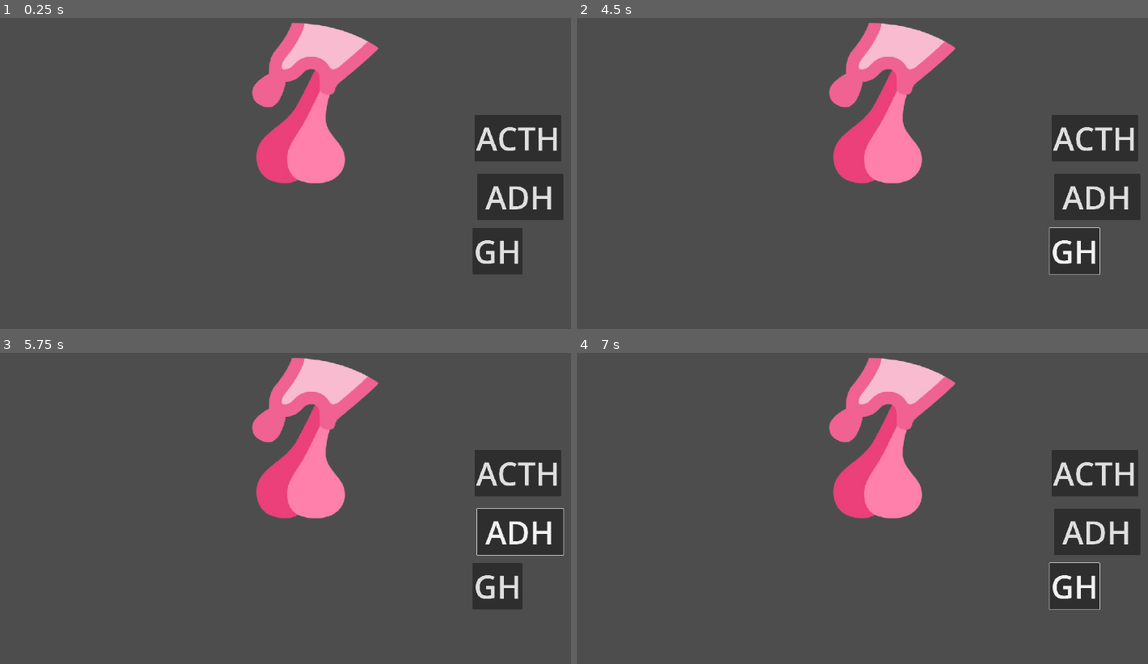
Above: before the commit, frames 1-4 (two rows, left to right).
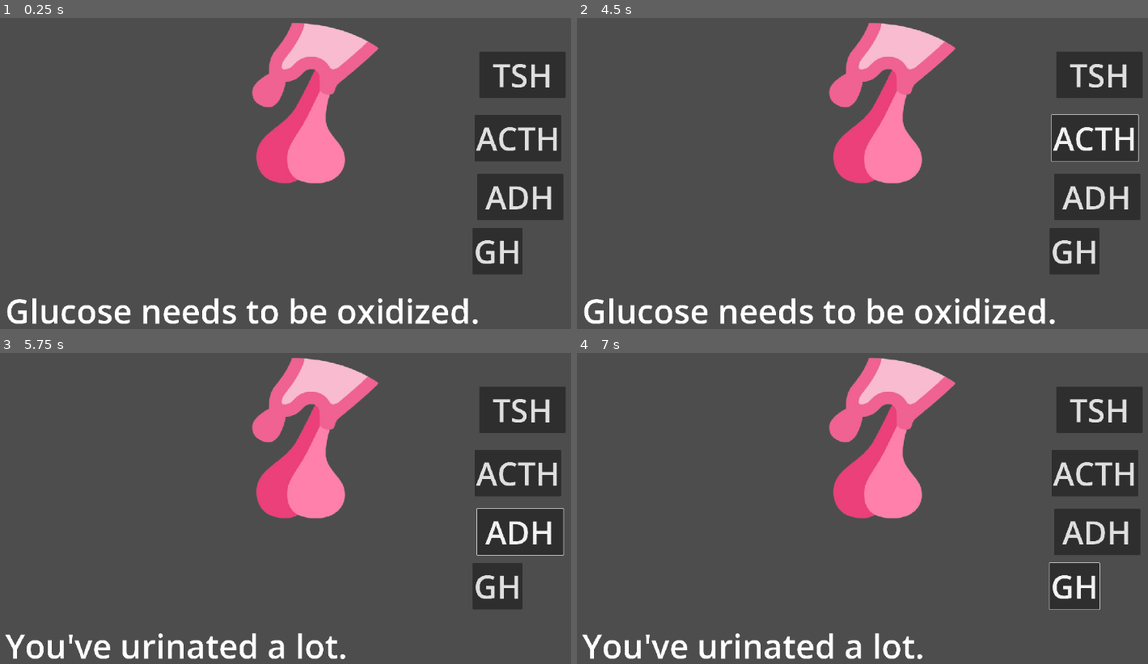
Above: after the commit, the same moments.

Repository: NileKnight1/hormonal-coordination
Game: Godot game, scene res://scenes/pituitary.tscn
The game is run twice, just before and just after one commit, with the same random seed, the same clock (stepped at 60 frames per second) and the same inputs. This scene is started directly instead of the project's main scene.
Inputs (mouse positions are in pixels of both pictures, inside the frame that each line leads up to):
- Up to frame 1 (0.25 s): no input
- Up to frame 2 (4.5 s): click "GH" at 0.5 s; click "ACTH" at 1.25 s; click "ADH" at 2 s; click (1096, 73) at 2.75 s, where only the run after the commit has a clickable "TSH"; tap Enter at 3.5 s; move the mouse to (1028, 151) at 3.52 s; hold Right 3.53-4.28 s; tap Alt at 3.6 s; click (1028, 151) at 3.67 s; tap Space at 4.25 s; move the mouse to (759, 185) at 4.27 s; hold Down from 4.28 s (still down); tap Shift at 4.35 s
- Up to frame 3 (5.75 s): tap Enter at 5 s; move the mouse to (371, 424) at 5.02 s; release Down at 5.03 s; hold Right from 5.03 s (still down); tap Alt at 5.1 s
- Up to frame 4 (7 s): tap Space at 5.75 s; move the mouse to (856, 576) at 5.77 s; release Right at 5.78 s; hold Up 5.78-6.53 s; tap Shift at 5.85 s; click (856, 576) at 5.92 s; tap Enter at 6.5 s; move the mouse to (1079, 558) at 6.52 s; hold Left from 6.53 s (still down); tap Alt at 6.6 s

The runs differ from the first frame. In frame 1, 4.7% of the frame differs, in the area x 1-100%, y 10-99%; in frame 2, 4.9%; in frame 3, 3.8%; in frame 4, 3.8%.

Commit message:
finished adrenal gland flow, put basic system for 4 hormones of pituitary gland and some events and basic choice for the player

Diff:
--- a/scenes/adrenal.tscn
+++ b/scenes/adrenal.tscn
@@ -36,7 +36,7 @@
 offset_bottom = -174.00003
 scale = Vector2(0.58, 0.58)
 theme_override_font_sizes/font_size = 80
-text = "Glucose Level: 90"
+text = "Glucose Level: 90 mg/dL"
 
 [node name="heart_rate" type="Label" parent="Control" unique_id=1250179835]
 layout_mode = 0
@@ -46,24 +46,24 @@
 offset_bottom = -110.0
 scale = Vector2(0.58, 0.58)
 theme_override_font_sizes/font_size = 80
-text = "Heart Rate: 60/100 bpm"
+text = "Heart Rate: 70 bpm"
 
 [node name="blood pressure" type="Label" parent="Control" unique_id=1483066446]
 layout_mode = 0
-offset_left = -571.0
-offset_top = -142.0
-offset_right = 602.0
-offset_bottom = -32.0
+offset_left = -557.0
+offset_top = -151.0
+offset_right = 616.0
+offset_bottom = -41.0
 scale = Vector2(0.58, 0.58)
 theme_override_font_sizes/font_size = 80
-text = "Blood Pressure: 90–120 mmHg"
+text = "Blood Pressure: 120 mmHg"
 
 [node name="digestion" type="Label" parent="Control" unique_id=1243480866]
 layout_mode = 0
-offset_left = -568.0
-offset_top = 20.999985
-offset_right = 605.0
-offset_bottom = 130.99998
+offset_left = -555.0
+offset_top = -68.00001
+offset_right = 618.0
+offset_bottom = 41.999992
 scale = Vector2(0.58, 0.58)
 theme_override_font_sizes/font_size = 80
 text = "Digestion: ON"
--- a/scenes/pituitary.tscn
+++ b/scenes/pituitary.tscn
@@ -1,8 +1,10 @@
 [gd_scene format=3 uid="uid://bn12jmah6tb8y"]
 
+[ext_resource type="Script" uid="uid://dglj6nsjqd7fy" path="res://scripts/pituitary.gd" id="1_gn2em"]
 [ext_resource type="Texture2D" uid="uid://tre3o8rwhrp" path="res://assets/image-removebg-preview.png" id="1_jhwi8"]
 
 [node name="Node2D" type="Node2D" unique_id=181875309]
+script = ExtResource("1_gn2em")
 
 [node name="ImageRemovebgPreview" type="Sprite2D" parent="." unique_id=2139273411]
 position = Vector2(11, -117)
@@ -46,3 +48,28 @@
 scale = Vector2(0.545, 0.545)
 theme_override_font_sizes/font_size = 105
 text = "ADH"
+
+[node name="tsh" type="Button" parent="Control" unique_id=73022777]
+layout_mode = 0
+offset_left = 303.0
+offset_top = -209.0
+offset_right = 585.0
+offset_bottom = -57.0
+scale = Vector2(0.545, 0.545)
+theme_override_font_sizes/font_size = 105
+text = "TSH"
+
+[node name="status" type="Label" parent="Control" unique_id=931406823]
+layout_mode = 0
+offset_left = -542.0
+offset_top = 213.0
+offset_right = 498.0
+offset_bottom = 384.0
+scale = Vector2(0.475, 0.475)
+theme_override_font_sizes/font_size = 125
+text = "Player is nothing."
+
+[connection signal="button_down" from="Control/gh" to="." method="_on_gh_button_down"]
+[connection signal="button_down" from="Control/acth" to="." method="_on_acth_button_down"]
+[connection signal="button_down" from="Control/adh" to="." method="_on_adh_button_down"]
+[connection signal="button_down" from="Control/tsh" to="." method="_on_tsh_button_down"]
--- a/scripts/adrenal.gd
+++ b/scripts/adrenal.gd
@@ -1,9 +1,13 @@
 extends Node2D
 
 
-var glucose_level = 85
 var cur_event
 @onready var event = $Control/event
+
+var glucose_level = 85
+var heart_rate = 70
+var blood_pressure = 120
+var digestion = 1
 
 func _ready() -> void:
 	run()
@@ -38,11 +42,26 @@
 
 ]
 
+func change():
+	glucose_level += 10
+	heart_rate += 10
+	blood_pressure += 10
+	digestion += 1
+	$Control/glucose_level.text = "Glucose Level: %d mg/dL" % glucose_level
+	$Control/heart_rate.text = "Heart Rate: %d bpm" % heart_rate
+	$"Control/blood pressure".text = "Blood Pressure: %d mmHg" % blood_pressure
+	if digestion == 3:
+		$"Control/digestion".text = "Digestion: OFF"
+
+
 func death():
 	print("You're dead.")
+func failure():
+	print("You've failed.")
+
 
 func _on_adrenaline_button_down() -> void:
-	print("hoho")
+	change()
 
 func run():
 
@@ -61,3 +80,27 @@
 			3:
 				event.text = list4[tempy]
 		await get_tree().create_timer(5).timeout
+		if digestion > 5: death()
+
+		match tempx:
+			0:
+				if digestion < 3:
+					death()
+			1:
+				if digestion < 2:
+					failure()
+			2:
+				if digestion > 1:
+					failure()
+			3:
+				if digestion > 1:
+					death()
+
+		glucose_level = 85
+		heart_rate = 70
+		blood_pressure = 120
+		digestion = 1
+		$Control/glucose_level.text = "Glucose Level: %d mg/dL" % glucose_level
+		$Control/heart_rate.text = "Heart Rate: %d bpm" % heart_rate
+		$"Control/blood pressure".text = "Blood Pressure: %d mmHg" % blood_pressure
+		$"Control/digestion".text = "Digestion: ON"
--- /dev/null
+++ b/scripts/pituitary.gd
@@ -0,0 +1,80 @@
+extends Node2D
+
+@onready var status = $Control/status
+var choosen = -1
+
+func _ready() -> void:
+	run()
+	pass # Replace with function body.
+
+func _process(delta: float) -> void:
+	pass
+
+var list_adh = [
+	"You've urinated a lot.",
+	"Your body lacks water.",
+	"Blood pressure is low.",
+	"You're sweating so much."
+]
+
+var list_tsh = [
+	"Your skin is dry.",
+	"Weather is cold.",
+	"Body metabolism is low.",
+	"Glucose needs to be oxidized."
+]
+
+var list_acth = [
+	"You're long fasting.",
+	"You're long fasting.",
+	"You're long fasting.",
+	"You're long fasting."
+]
+
+var list_gh = [
+	"Body needs to grow.",
+	"Muscles need recovery.",
+	"Body is short.",
+	"Bones are small."
+]
+
+func run():
+	while 1:
+		var tempx = randi_range(0,3)
+		var tempy = randi_range(0,3)
+
+		match tempx:
+			0:
+				status.text = list_adh[tempy]
+			1:
+				status.text = list_tsh[tempy]
+			2:
+				status.text = list_acth[tempy]
+			3:
+				status.text = list_gh[tempy]
+
+		await get_tree().create_timer(5).timeout
+
+		if choosen != tempx:
+			fail()
+
+		choosen = -1
+
+func fail():
+	print("failed")
+
+
+
+
+
+func _on_adh_button_down() -> void:
+	choosen = 0
+
+func _on_tsh_button_down() -> void:
+	choosen = 1
+
+func _on_acth_button_down() -> void:
+	choosen = 2
+
+func _on_gh_button_down() -> void:
+	choosen = 3
Not shown, added: scripts/pituitary.gd.uid
